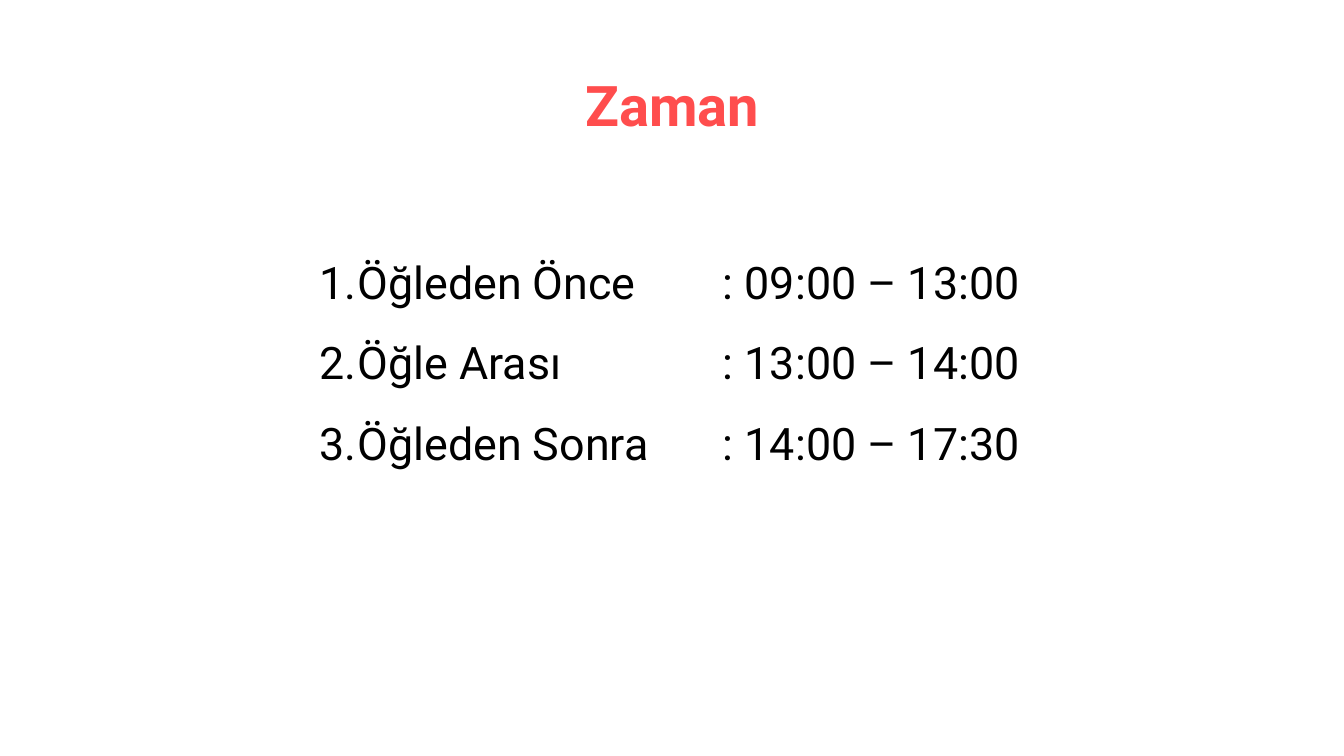
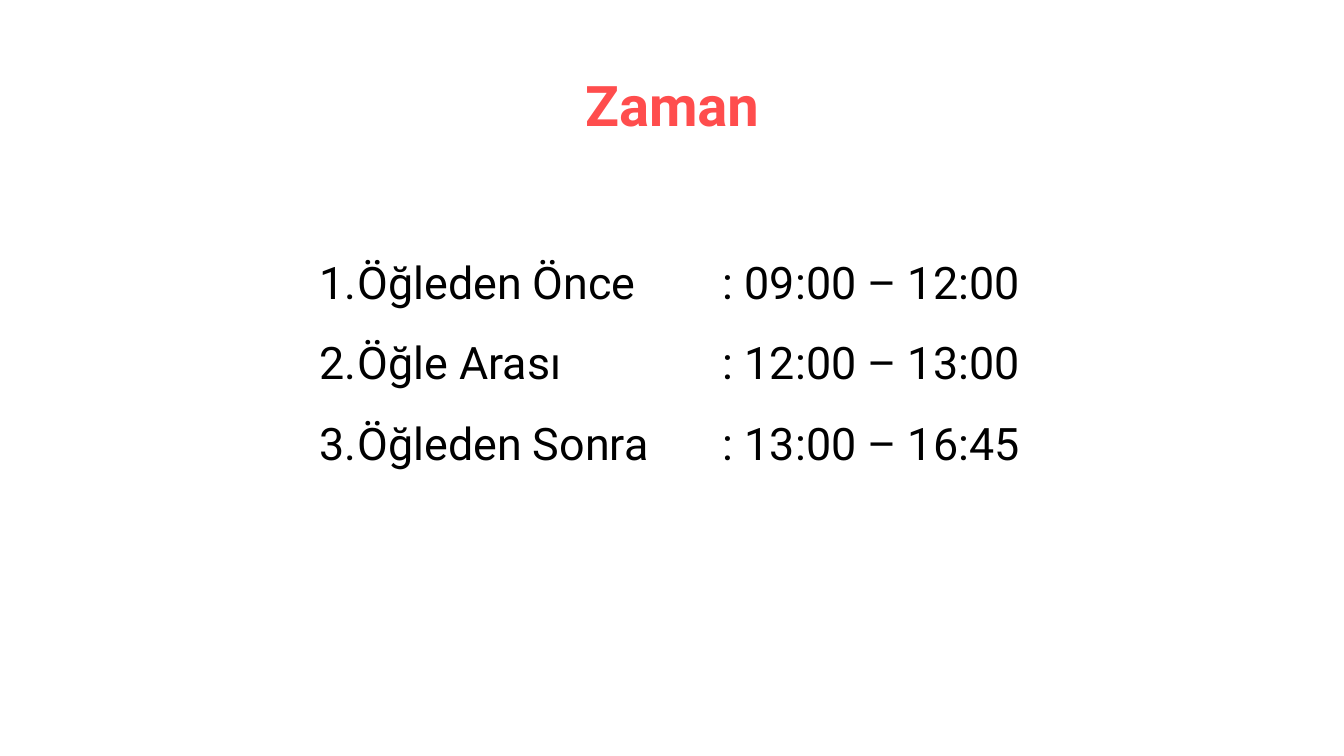
Before and after one commit to erkansirin78/machine-learning-with-python, a slide deck: slide 3 of opening_remarks.pptx. Drawn at 1344x756 pixels with LibreOffice and Linux fonts; fonts in the diff are those of the drawing. Boxes give left, top, right and bottom in pixels: in the first picture for what was removed or moved away, otherwise in the second. Text is boxed around its words. In the diff, an @@ line names an element or a change of style, - is before the commit and + after.

```diff
--- a/opening_remarks.pptx
+++ b/opening_remarks.pptx
@@ text at (320,260,1020,470): text changed @@
-1. Öğleden Önce : 09:00 – 13:00
-2. Öğle Arası : 13:00 – 14:00
-3. Öğleden Sonra : 14:00 – 17:30
+1. Öğleden Önce : 09:00 – 12:00
+2. Öğle Arası : 12:00 – 13:00
+3. Öğleden Sonra : 13:00 – 16:45
```
Also in this commit, not shown: 8 other files.
